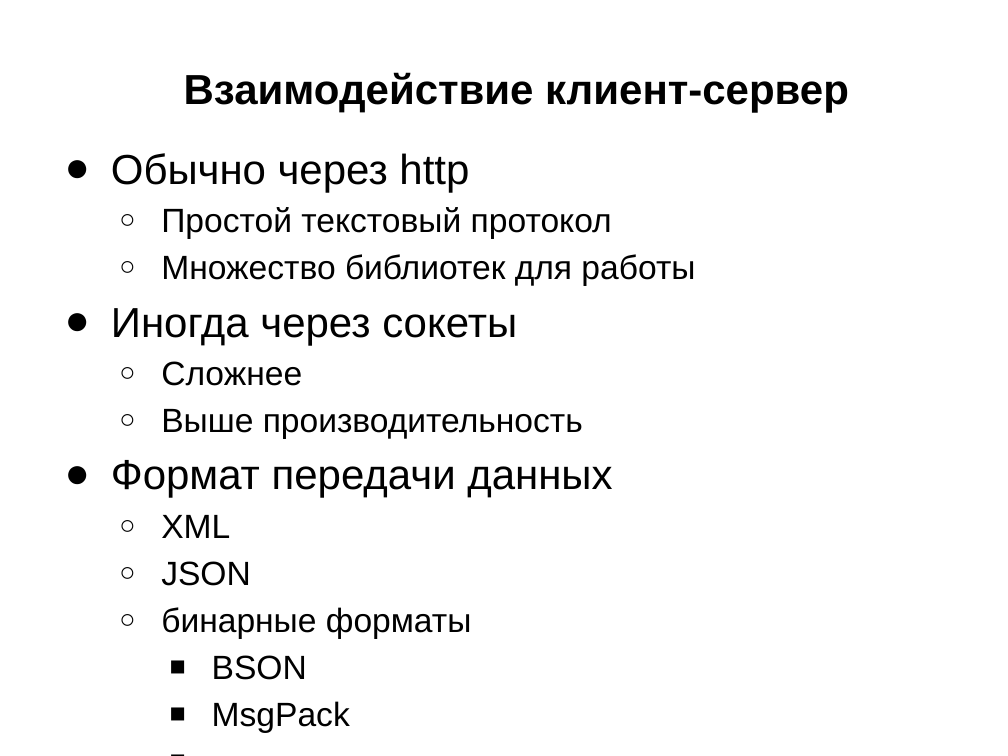
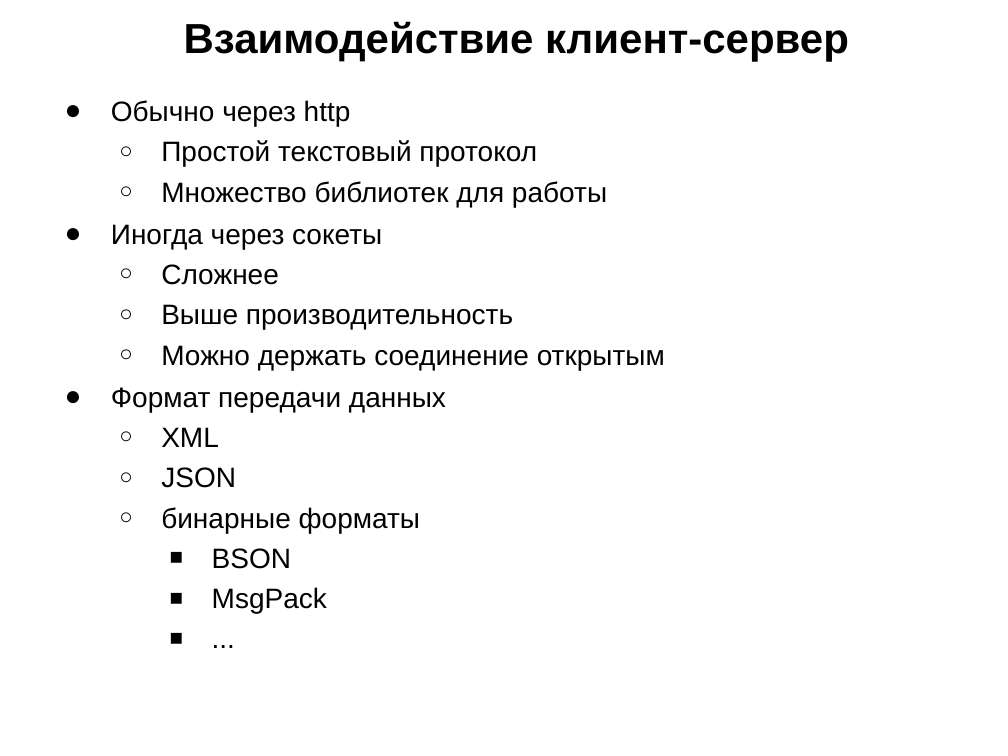
Before and after one commit to schadov/241m-lectures, a slide deck: slide 21 of Lecture-Server.pptx (slide 19 before the commit). Drawn at 1008x756 pixels with LibreOffice and Linux fonts; fonts in the diff are those of the drawing. Boxes give left, top, right and bottom in pixels: in the first picture for what was removed or moved away, otherwise in the second. Text is boxed around its words. In the diff, an @@ line names an element or a change of style, - is before the commit and + after.

```diff
--- a/Lecture-Server.pptx
+++ b/Lecture-Server.pptx
@@ title "Взаимодействие клиент-сервер": place and size @@
-title "Взаимодействие клиент-сервер" at box(184, 72, 849, 113)
+title "Взаимодействие клиент-сервер" at box(184, 21, 849, 61)
@@ text "Обычно через http": place and size @@
-text "Обычно через http" at box(111, 153, 695, 733)
+text "Обычно через http" at box(111, 100, 665, 613)
@@ text at box(111, 100, 607, 613): size 30 to 20 pt in "Обычно через http", "Иногда через сокеты", "Формат передачи данных"; size 24 to 20 pt in "Простой текстовый протокол", "Множество библиотек для работы", "Сложнее", "Выше производительность" and 6 more places @@
@@ text at box(161, 345, 665, 370): paragraph added @@
+  ○ Можно держать соединение открытым
```
Also in this commit, not shown: 11 other slides changed, 9 slides added.
